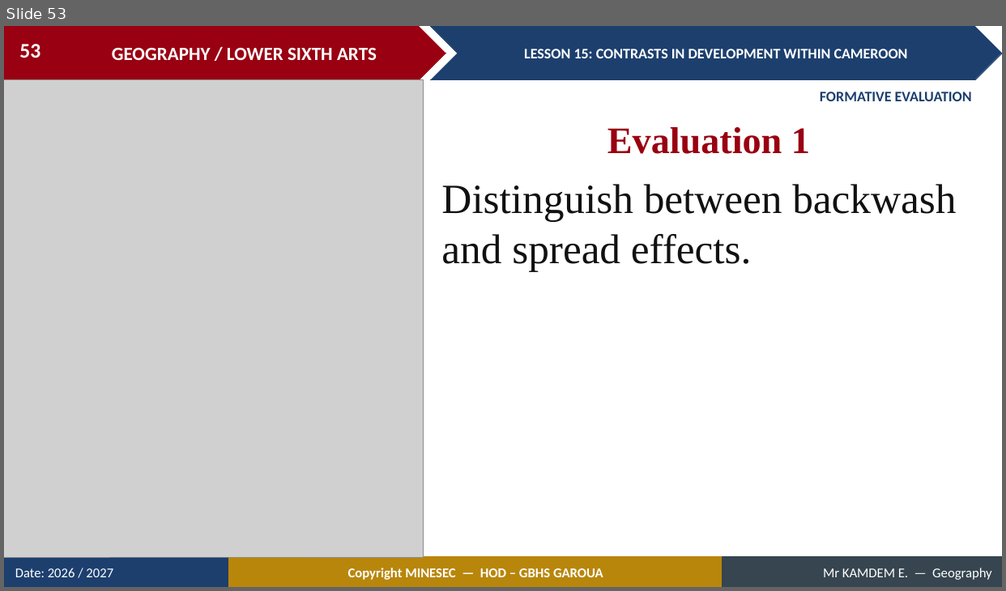
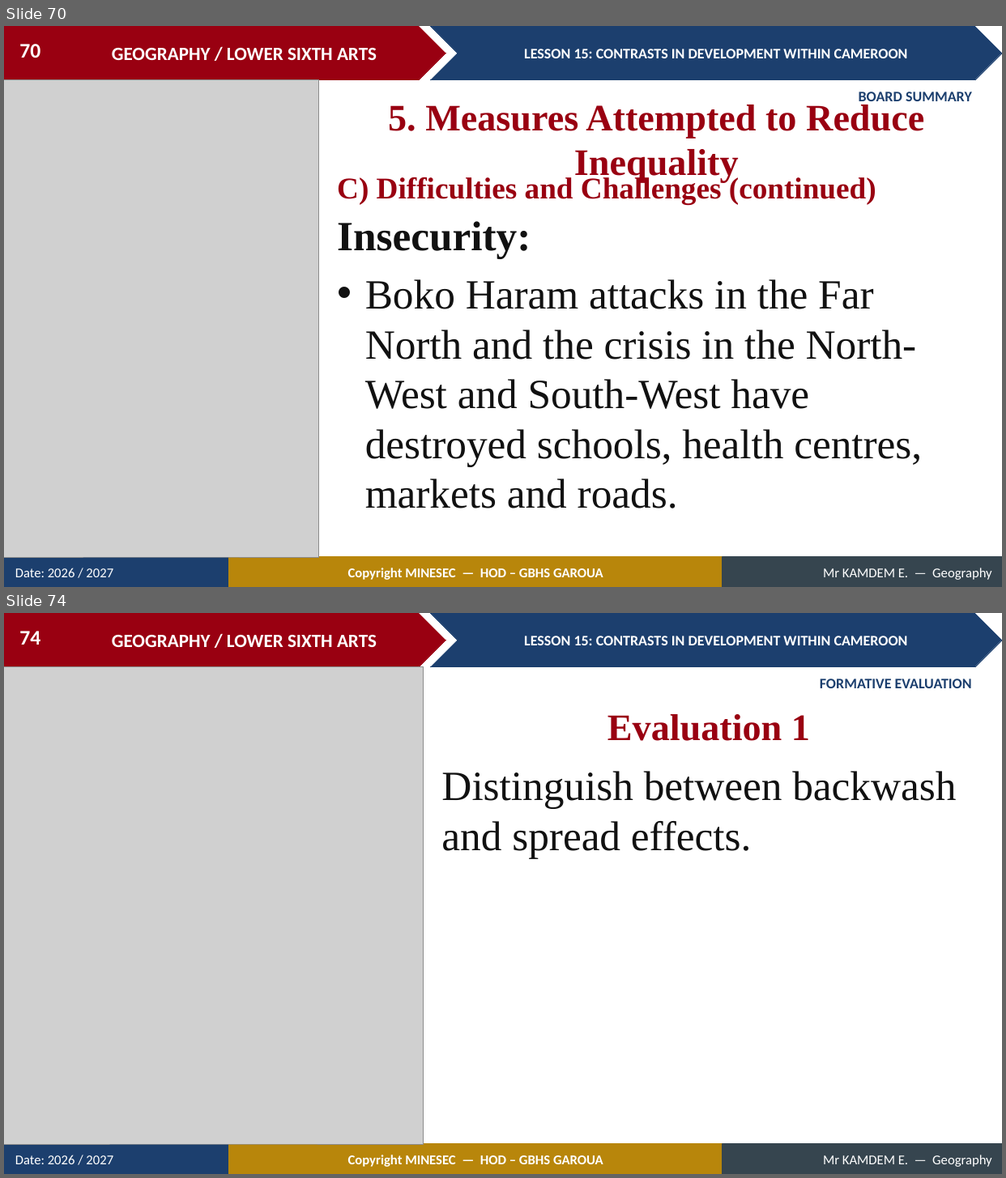
Before and after one commit to Berthautk/linea-github, a slide deck: lecons/LSA/Geography of Cameroon/15_LSA_CAM_L15_Contrasts_in_Development_within_Cameroon.pptx. Shown one above the other, each under a label of ours: slide 53 before the commit, slides 70 and 74 after it; the slides between them are not shown. The pictures are 1006x591 and 1006x1178 pixels, drawn with LibreOffice and Linux fonts; fonts in the diff are those of the drawing; grey boxes stand for pictures. Boxes give left, top, right and bottom in pixels: in the first picture for what was removed or moved away, otherwise in the second. Text is boxed around its words. In the diff, an @@ line names an element or a change of style, - is before the commit and + after.

```diff
--- a/lecons/LSA/Geography of Cameroon/15_LSA_CAM_L15_Contrasts_in_Development_within_Cameroon.pptx
+++ b/lecons/LSA/Geography of Cameroon/15_LSA_CAM_L15_Contrasts_in_Development_within_Cameroon.pptx
@@ slide 70 added at box(4, 26, 1002, 587), background #FFFFFF; not listed: 9 template elements that a slide beside it also shows @@
@@ page number added at box(19, 44, 40, 58), 20 pt, text #FFFFFF, bold @@
+70
@@ picture added at box(4, 80, 318, 557) @@
@@ text added at box(859, 92, 972, 105), 14 pt, text #1C3F6E, bold @@
+BOARD SUMMARY
@@ text added at box(388, 105, 924, 183), 36 pt, text #990011, bold @@
+5. Measures Attempted to Reduce Inequality
@@ text added at box(337, 175, 876, 204), 29 pt, text #990011, bold @@
+C) Difficulties and Challenges (continued)
@@ text added at box(337, 221, 922, 509), 40 pt, text #111111 @@
+Insecurity:
+• Boko Haram attacks in the Far North and the crisis in the North-West and South-West have destroyed schools, health centres, markets and roads.
@@ what was slide 53 is now slide 74 @@
@@ page number at box(19, 631, 40, 645): text changed @@
-53
+74
```
Also in this commit, not shown: 4 slides changed, 21 other slides added, 1 slide removed, 2 other files.
